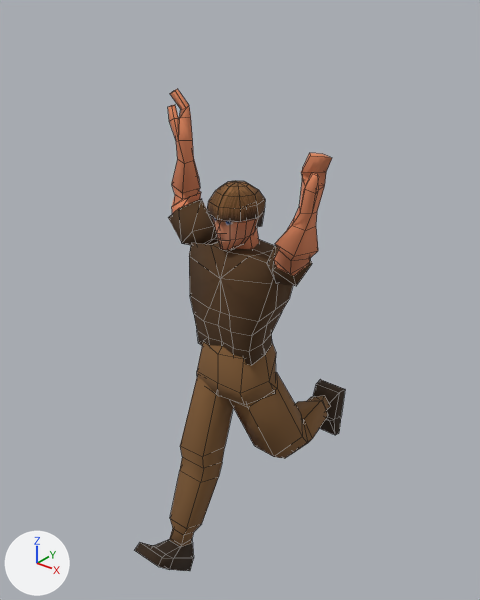
The Blender file puyoknight/base-male-re.blend: old version first, new version second.
Before and after are seen from a camera (50 mm lens) standing at (1.75, -2.17, 2.79) and looking at (-0.03, 0.07, 1.4). Arrows for +X, +Y and +Z are at lower left; the lights stay in place. The first picture is the older version. Both versions are drawn at frame 12 of the action 'run_2'; the numbers are the values there. Mesh edges are drawn as thin lines.

Objects in the first picture: 'Arm.L', 'Foot.L', 'Hair', 'Head', 'Leg.L', 'Neck', 'Torso', 'Waist' and 1 more.
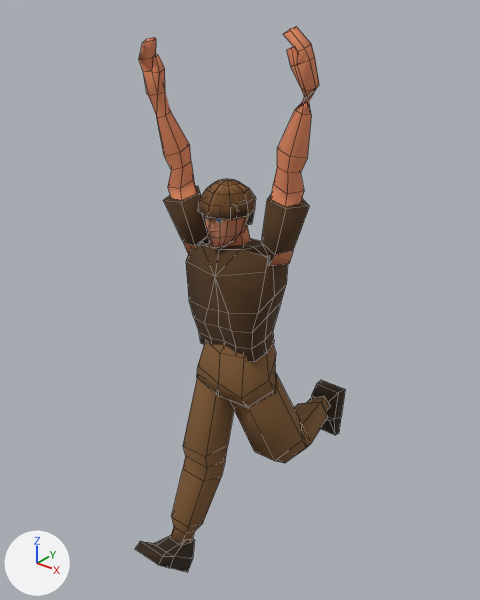
Where the change shows, as pixel boxes (x1, y1, x2, y2) in the pictures (480 x 600 px; the box of a moved part takes in the faces that stretch with it):
'Arm.L', reshaped (10% wider, 21% taller): before (168, 89, 332, 286); after (139, 27, 319, 266)
'Leg.L', reshaped: before (170, 372, 330, 546); after (171, 373, 330, 545)
'Torso', reshaped: before (189, 236, 293, 365); after (186, 238, 288, 362)
'Hair', moved: before (206, 181, 265, 228); after (197, 179, 256, 226)
'Head', reshaped: before (212, 217, 258, 250); after (202, 214, 248, 248)
'Neck', reshaped (mostly hidden): before (235, 228, 259, 249); after (225, 225, 250, 246)
part 4 of me_cylinder, moved or reshaped: before (267, 153, 332, 286); after (261, 27, 319, 266)
part 5 of me_cylinder, moved or reshaped: before (168, 89, 217, 245); after (139, 37, 209, 254)

Edits to the bpy script that builds the scene:
```text
Change me_cube_001:
    used by ob_head; location = (0.0, 0.0, 1.919); scale = (0.107, 0.107, 0.107)
    remove me_cube_001.from_pydata(...)  # 96 vertices, 96 faces; spans x -0.95..0.95, y -1.09..1.14, z -1.96..0.51
    add me_cube_001.from_pydata(...)  # 96 vertices, 96 faces; spans x -1.48..0.41, y -1.06..1.17, z -1.99..0.48
    me_cube_001 part 1: 96 of 96 vertices moved; they spanned x -0.95..0.95, y -1.09..1.14, z -1.96..0.51 and now span x -1.48..0.41, y -1.06..1.17, z -1.99..0.48; mean shift (-0.53, 0.03, -0.03)
Change me_cube_002:
    used by ob_torso; location = (0.0, 0.0, 1.505); scale = (0.231, 0.231, 0.231)
    remove me_cube_002.from_pydata(...)  # 76 vertices, 76 faces; spans x -1.18..1.16, y -0.62..0.83, z -1.39..0.86
    add me_cube_002.from_pydata(...)  # 76 vertices, 76 faces; spans x -1.41..0.87, y -0.6..0.84, z -1.4..0.92
    me_cube_002 part 2: 76 of 76 vertices moved; they spanned x -1.18..1.16, y -0.62..0.83, z -1.39..0.86 and now span x -1.41..0.87, y -0.6..0.84, z -1.4..0.92; mean shift (-0.09, 0.04, 0.0)
Change me_cylinder_001:
    used by ob_leg_l; location = (0.0, 0.0, 0.0); scale = (0.126, 0.126, 0.126)
    remove me_cylinder_001.from_pydata(...)  # 80 vertices, 74 faces; spans x -1.84..2.4, y -3.16..4.96, z 0.95..8.67
    add me_cylinder_001.from_pydata(...)  # 80 vertices, 74 faces; spans x -1.8..2.42, y -3.12..4.95, z 0.98..8.67
    me_cylinder_001 part 3: 78 of 80 vertices moved; they spanned x -1.84..2.4, y -3.16..4.96, z 0.95..8.67 and now span x -1.8..2.42, y -3.12..4.95, z 0.98..8.67; mean shift (0.02, 0.01, -0.04); largest move (0.59, 1.75, 5.01) -> (0.63, 1.56, 4.8)
Change me_cylinder:
    used by ob_arm_l; location = (0.0, 0.0, 1.63); scale = (0.106, 0.106, 0.106)
    remove me_cylinder.from_pydata(...)  # 130 vertices, 130 faces; spans x -4.02..5.46, y -2.44..1.38, z -0.31..6.79
    add me_cylinder.from_pydata(...)  # 130 vertices, 130 faces; spans x -3.83..3.37, y -1.63..1.35, z -0.41..9.36
    me_cylinder part 4: 65 of 130 vertices moved; they spanned x 1.78..5.46, y -2.44..1.1, z -0.31..5.78 and now span x 1.04..3.37, y -0.41..1.35, z 0.19..9.36; mean shift (-1.62, 1.71, 2.52); largest move (4.83, -2.44, 4.61) -> (2.38, 0.54, 8.2)
    me_cylinder part 5: 65 of 130 vertices moved; they spanned x -4.02..-1.46, y -0.43..1.38, z -0.15..6.79 and now span x -3.83..-1.85, y -1.63..1.05, z -0.41..8.81; mean shift (0.0, -0.81, 1.38); largest move (-3.44, 0.52, 5.88) -> (-3.65, -1.51, 8.01)
Change me_cylinder_002:
    used by ob_neck; location = (0.0, 0.044, 1.802); rotation_euler = (-0.319, 0.0, -3.142), in degrees (-18, 0, -180); scale = (0.0745, 0.0745, 0.0927)
    remove me_cylinder_002.from_pydata(...)  # 10 vertices, 7 faces; spans x -0.86..0.86, y -0.59..1.29, z -1.59..0.35
    add me_cylinder_002.from_pydata(...)  # 10 vertices, 7 faces; spans x -0.16..1.64, y -0.63..1.26, z -1.68..0.31
    me_cylinder_002 part 6
    me_cylinder_002.vertices[0].co: (0.0, 1.29, -1.45) -> (0.67, 1.26, -1.48)
    me_cylinder_002.vertices[1].co: (0.0, 1.12, 0.35) -> (0.77, 1.09, 0.31)
    me_cylinder_002.vertices[2].co: (0.86, 0.64, -1.51) -> (1.54, 0.62, -1.62)
    me_cylinder_002.vertices[3].co: (0.86, 0.47, 0.3) -> (1.64, 0.44, 0.24)
    me_cylinder_002.vertices[4].co: (0.53, -0.42, -1.59) -> (1.21, -0.44, -1.68)
    me_cylinder_002.vertices[5].co: (0.53, -0.59, 0.21) -> (1.36, -0.61, 0.15)
    me_cylinder_002.vertices[6].co: (-0.53, -0.42, -1.59) -> (0.17, -0.47, -1.57)
    me_cylinder_002.vertices[7].co: (-0.53, -0.59, 0.21) -> (0.27, -0.63, 0.18)
    me_cylinder_002.vertices[8].co: (-0.86, 0.64, -1.51) -> (-0.16, 0.59, -1.47)
    me_cylinder_002.vertices[9].co: (-0.86, 0.47, 0.3) -> (-0.08, 0.43, 0.26)
Change me_sphere:
    used by ob_hair; location = (0.002, 0.0, 1.924); scale = (0.135, 0.135, 0.135)
    remove me_sphere.from_pydata(...)  # 39 vertices, 36 faces; spans x -0.85..0.85, y -1.0..1.0, z -0.98..0.57
    add me_sphere.from_pydata(...)  # 39 vertices, 36 faces; spans x -1.27..0.42, y -0.97..1.03, z -1.0..0.55
    me_sphere part 7: the whole mesh is moved by (-0.42, 0.03, -0.02)
```
